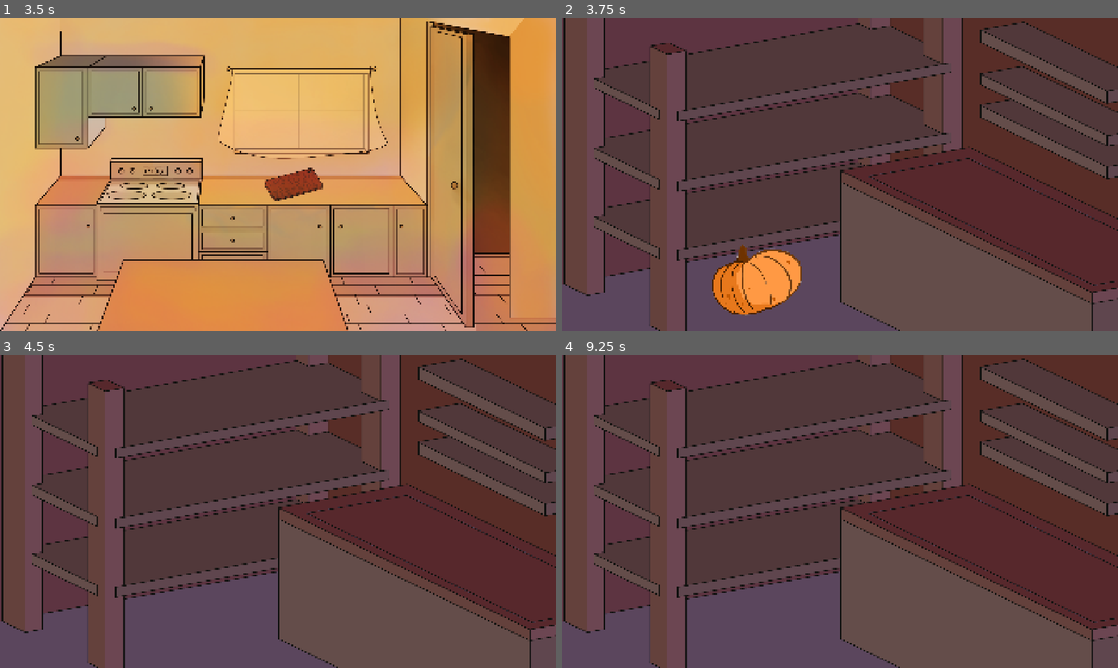
Above: before the commit, frames 1-4 (two rows, left to right).
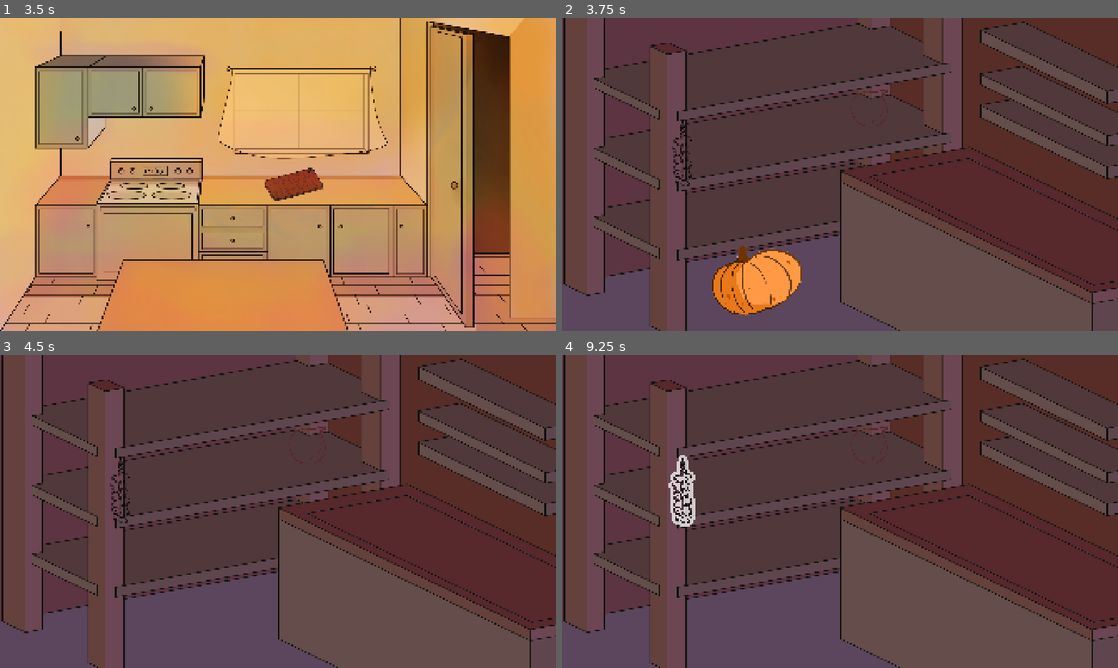
Above: after the commit, the same moments.

Repository: nstryder/Pumpkin-And-Mayhem
Game: Godot game, scene res://src/main.tscn
Two runs of this game, one before a commit and one after it. Both use one fixed random seed, a clock stepped at 60 frames per second and the inputs below. The engine's default icon, where the game draws it, is replaced by a stand-in: a white triangle on a blue panel in a dark square.
Inputs (mouse positions are in pixels of both pictures, inside the frame that each line leads up to):
- Up to frame 1 (3.5 s): tap Enter at 0.5 s; drag from (428, 21) to (289, 183) at 0.52 s; drag from (289, 183) to (428, 21) at 1.27 s; move the mouse to (333, 105) at 2.02 s; click (333, 105) at 2.17 s; drag from (250, 237) to (111, 127) at 2.77 s
- Up to frame 2 (3.75 s): move the mouse to (1006, 221) at 3.52 s; click (1006, 221) at 3.67 s
- Up to frame 3 (4.5 s): tap Space at 4.25 s; drag from (194, 617) to (194, 433) at 4.27 s
- Up to frame 4 (9.25 s): tap Enter at 5, 6.5 s; move the mouse to (867, 511) at 5.02 s; click (867, 511) at 5.17 s; tap Space at 5.75, 7.25 s; drag from (756, 433) to (728, 527) at 5.77 s; move the mouse to (962, 495) at 6.52 s; click (962, 495) at 6.67 s; drag from (728, 527) to (812, 574) at 7.27 s; move the mouse to (895, 442) at 8.02 s; click (895, 442) at 8.17 s; drag from (812, 574) to (673, 464) at 8.77 s

Frame 1 is identical in both runs. In frame 2, 0.2% of the frame differs, in the area x 19-59%, y 22-54%; in frame 3, 0.2%; in frame 4, 0.8%, in the area x 19-59%, y 22-55%.

Commit message:
Polish onion game + Refine pantry and kitchen

Diff:
--- a/src/game_components/clickable_outline_area.tscn
+++ b/src/game_components/clickable_outline_area.tscn
@@ -5,6 +5,7 @@
 [ext_resource type="Shader" uid="uid://dwq3k20ebxsvn" path="res://src/shaders/stroke.gdshader" id="2_xexu6"]
 
 [sub_resource type="ShaderMaterial" id="ShaderMaterial_lwrwe"]
+resource_local_to_scene = true
 shader = ExtResource("2_xexu6")
 shader_parameter/color = Color(1, 1, 1, 0.7411765)
 shader_parameter/width = 0.0
--- a/src/game_screens/kitchen_scene.gd
+++ b/src/game_screens/kitchen_scene.gd
@@ -5,14 +5,28 @@
 const ONION_GAME = "uid://cb14c03d2i0xu"
 const PUMPKIN_GAME = "uid://dhb4bcr73gne5"
 
-# Called when the node enters the scene tree for the first time.
+
+@onready var pumpkin: Sprite2D = $Pumpkin
+@onready var onion: Sprite2D = $Onion
+@onready var garlic: Sprite2D = $Garlic
+
+
 func _ready() -> void:
-	pass # Replace with function body.
+	if not GlobalState.is_pumpkin_done:
+		pumpkin.hide()
+	if not GlobalState.is_onion_done:
+		onion.hide()
+	if not GlobalState.is_garlic_done:
+		garlic.hide()
 
 
 func _on_cutting_board_clicked() -> void:
 	match GlobalState.current_item:
 		GlobalState.Items.PUMPKIN:
 			EventBus.scene_change_requested.emit(PUMPKIN_GAME)
+		GlobalState.Items.GARLIC:
+			EventBus.scene_change_requested.emit(GARLIC_GAME)
+		GlobalState.Items.ONION:
+			EventBus.scene_change_requested.emit(ONION_GAME)
 		_:
 			EventBus.prompt_requested.emit("Don't have anything to chop...")
--- a/src/game_screens/kitchen_scene.tscn
+++ b/src/game_screens/kitchen_scene.tscn
@@ -5,7 +5,11 @@
 [ext_resource type="PackedScene" uid="uid://cun40reuoy7oc" path="res://src/game_components/clickable_polygon.tscn" id="2_mt43b"]
 [ext_resource type="PackedScene" uid="uid://c4o3ecrj177ac" path="res://src/game_components/scene_changer.tscn" id="4_bpg2w"]
 [ext_resource type="PackedScene" uid="uid://b870gceb77832" path="res://src/game_components/clickable_outline_area.tscn" id="4_qeuev"]
+[ext_resource type="Shader" uid="uid://dwq3k20ebxsvn" path="res://src/shaders/stroke.gdshader" id="6_kjwha"]
 [ext_resource type="Texture2D" uid="uid://dm4i4i2s6bc32" path="res://assets/gfx/sprites/tools/cuttingBoardSmall.png" id="6_pd7gb"]
+[ext_resource type="Texture2D" uid="uid://bxia6ay2lv24e" path="res://assets/gfx/sprites/ingredients/pumpkinWhole.png" id="8_3vn67"]
+[ext_resource type="Texture2D" uid="uid://c43figngusf10" path="res://assets/gfx/sprites/ingredients/onionFull.png" id="9_3vn67"]
+[ext_resource type="Texture2D" uid="uid://bb67nd3dqxmru" path="res://assets/gfx/sprites/ingredients/garlicBraid.png" id="10_kpcsg"]
 
 [sub_resource type="CanvasItemMaterial" id="CanvasItemMaterial_mt43b"]
 blend_mode = 1
@@ -19,6 +23,15 @@
 width = 360
 fill_from = Vector2(1, 0)
 fill_to = Vector2(0.19455253, 0)
+
+[sub_resource type="ShaderMaterial" id="ShaderMaterial_kpcsg"]
+resource_local_to_scene = true
+shader = ExtResource("6_kjwha")
+shader_parameter/color = Color(1, 1, 1, 0.7411765)
+shader_parameter/width = 0.0
+shader_parameter/pattern = 1
+shader_parameter/inside = false
+shader_parameter/add_margins = true
 
 [sub_resource type="RectangleShape2D" id="RectangleShape2D_lwrwe"]
 size = Vector2(206, 114)
@@ -40,6 +53,7 @@
 new_scene_path = "res://src/game_screens/pantry_scene.tscn"
 
 [node name="CuttingBoard" parent="." unique_id=1746058275 instance=ExtResource("4_qeuev")]
+material = SubResource("ShaderMaterial_kpcsg")
 position = Vector2(1004, 574)
 
 [node name="CuttingBoard" type="Sprite2D" parent="CuttingBoard" unique_id=1900377512]
@@ -48,5 +62,19 @@
 [node name="CollisionShape2D" type="CollisionShape2D" parent="CuttingBoard" unique_id=1067404117]
 shape = SubResource("RectangleShape2D_lwrwe")
 
+[node name="Pumpkin" type="Sprite2D" parent="." unique_id=189815241]
+position = Vector2(545, 917.99994)
+scale = Vector2(0.24916758, 0.24916759)
+texture = ExtResource("8_3vn67")
+
+[node name="Onion" type="Sprite2D" parent="." unique_id=2024923378]
+position = Vector2(808, 941.99994)
+scale = Vector2(0.31379312, 0.31379315)
+texture = ExtResource("9_3vn67")
+
+[node name="Garlic" type="Sprite2D" parent="." unique_id=1537332064]
+position = Vector2(1024, 890)
+texture = ExtResource("10_kpcsg")
+
 [connection signal="clicked" from="ClickablePolygon" to="SceneChanger" method="request_new_scene"]
 [connection signal="clicked" from="CuttingBoard" to="." method="_on_cutting_board_clicked"]
--- a/src/game_screens/minigames/garlic_game.tscn
+++ b/src/game_screens/minigames/garlic_game.tscn
@@ -1,6 +1,6 @@
 [gd_scene format=3 uid="uid://bao7qolnlt5wi"]
 
-[ext_resource type="Script" uid="uid://in6af5bvey4q" path="res://src/game_screens/garlic_game.gd" id="1_lbxbg"]
+[ext_resource type="Script" uid="uid://in6af5bvey4q" path="res://src/game_screens/minigames/garlic_game.gd" id="1_lbxbg"]
 [ext_resource type="Texture2D" uid="uid://bodi0vfbpvm6r" path="res://icon.svg" id="2_inrj1"]
 
 [sub_resource type="LabelSettings" id="LabelSettings_cwxwh"]
--- a/src/game_screens/minigames/onion_game.gd
+++ b/src/game_screens/minigames/onion_game.gd
@@ -1,6 +1,4 @@
 extends Node2D
-
-signal won
 
 @export var cuts_quantity: int = 8
 
@@ -13,10 +11,14 @@
 		blur_mat.set_shader_parameter("lod", value)
 
 
-@onready var onion: TextureRect = %Onion
+var onion_slices: Array[Sprite2D] = []
+
+@onready var onion_holder: Node2D = $OnionHolder
+@onready var onion: Sprite2D = %Onion
 @onready var blur_texture: ColorRect = %BlurTexture
 @onready var wipe_prompt: CanvasLayer = %WipePrompt
 @onready var wipe_input: HSlider = %WipeInput
+@onready var background: Sprite2D = $Background
 
 # Blur screen every 3 slices
 # Disable slice input
@@ -24,15 +26,35 @@
 
 
 func _ready() -> void:
-	var rect: Rect2 = onion.get_global_rect()
-	var mid_height: float = rect.get_center().y
+	var rect: Rect2 = onion.get_rect()
+
+	# Calculate Slice locations
+	var mid_height: float = onion_holder.position.y
 	var segment_width: float = rect.size.x / (cuts_quantity + 1)
-
 	for i in cuts_quantity:
 		var slice_point := Vector2()
-		slice_point.x = (segment_width * (i + 1)) + rect.position.x
+		slice_point.x = (segment_width * (i + 1)) + onion_holder.global_position.x - (rect.size.x / 2)
 		slice_point.y = mid_height
 		slice_points.push_back(slice_point)
+
+	# Visually slice sprite by splitting it
+	# Divide rect into (slice_count + 1) fragments
+	for i in (cuts_quantity + 1):
+		var fragment: Sprite2D = onion.duplicate()
+		fragment.region_enabled = true
+		fragment.centered = false
+
+		var fragment_width: float = rect.size.x / (cuts_quantity + 1)
+		var fragment_height: float = rect.size.y
+		var fragment_size := Vector2(fragment_width, fragment_height)
+
+		fragment.region_rect.size = fragment_size
+		fragment.region_rect.position.x = fragment_width * i
+		fragment.position = Vector2(fragment_width * i, 0) - (rect.size / 2)
+		onion_slices.append(fragment)
+		onion_holder.add_child(fragment)
+	onion.hide()
+
 	pop_slice()
 
 
@@ -45,18 +67,46 @@
 	slice.global_position = slice_point
 
 
+func move_slice() -> void:
+	pass
+	# On the first slice, we need the last fragment
+	# safe to use slice points count?
+	var i: int = slice_points.size()
+	var fragment: Sprite2D = onion_slices[i]
+	var new_position := Vector2()
+	new_position.x = fragment.position.x + 64 + (i * 4)
+	var polarity: int = 1 if i % 2 == 0 else -1
+	new_position.y = fragment.position.y + (polarity * 64)
+
+	var tween := create_tween()
+
+	(tween
+		.tween_property(fragment, "position", new_position, 0.2)
+		.set_trans(Tween.TRANS_CUBIC)
+		.set_ease(Tween.EASE_OUT)
+	)
+
+
+func win() -> void:
+	blur_amount = 0
+	onion_holder.hide()
+	var tween := create_tween()
+	tween.tween_property(background, "modulate:a", 0.2, 0.2)
+	var showcase := ShowOffItem.construct(load("uid://c43figngusf10") as Texture2D)
+	add_child(showcase)
+	EventBus.prompt_requested.emit("Onions sliced!")
+	await showcase.finished
+	GlobalState.current_item = GlobalState.Items.NONE
+	GlobalState.is_onion_done = true
+	EventBus.scene_change_requested.emit("uid://cu0hrfgp6mbuy")
+
+
 func _on_slice_sliced() -> void:
 	current_slice.queue_free()
+	move_slice()
 	if slice_points.is_empty():
-		print("Win!")
-		won.emit()
-
-		blur_amount = 0
-		var win_label: Label = $DebugWin
-		Utils.fade_in_item(win_label, 1.0)
-
+		win()
 		return
-
 	pop_slice()
 	blur_amount += 1.0
 	if blur_amount >= 3:
--- a/src/game_screens/minigames/onion_game.tscn
+++ b/src/game_screens/minigames/onion_game.tscn
@@ -1,8 +1,10 @@
 [gd_scene format=3 uid="uid://cb14c03d2i0xu"]
 
-[ext_resource type="Script" uid="uid://chpuuwfoydv53" path="res://src/game_screens/onion_game.gd" id="1_dr4xq"]
-[ext_resource type="Texture2D" uid="uid://bodi0vfbpvm6r" path="res://icon.svg" id="2_nsoyf"]
+[ext_resource type="Script" uid="uid://chpuuwfoydv53" path="res://src/game_screens/minigames/onion_game.gd" id="1_dr4xq"]
+[ext_resource type="Texture2D" uid="uid://c43figngusf10" path="res://assets/gfx/sprites/ingredients/onionFull.png" id="2_6xnon"]
+[ext_resource type="Texture2D" uid="uid://d082tlyd4xugk" path="res://assets/gfx/sprites/backgrounds/cuttingBoard.png" id="2_evax5"]
 [ext_resource type="Shader" uid="uid://dabdarplu12kp" path="res://src/shaders/blur.gdshader" id="3_qwutk"]
+[ext_resource type="Texture2D" uid="uid://ctvk53ib6xrh2" path="res://assets/gfx/sprites/tools/arm.png" id="5_evax5"]
 
 [sub_resource type="LabelSettings" id="LabelSettings_lwrwe"]
 font_size = 192
@@ -27,24 +29,16 @@
 [node name="OnionGame" type="Node2D" unique_id=626989601]
 script = ExtResource("1_dr4xq")
 
+[node name="Background" type="Sprite2D" parent="." unique_id=1335019883]
+texture = ExtResource("2_evax5")
+centered = false
+
 [node name="OnionHolder" type="Node2D" parent="." unique_id=207740512]
 position = Vector2(947, 567)
 
-[node name="Onion" type="TextureRect" parent="OnionHolder" unique_id=1192675416]
+[node name="Onion" type="Sprite2D" parent="OnionHolder" unique_id=1898432142]
 unique_name_in_owner = true
-anchors_preset = 8
-anchor_left = 0.5
-anchor_top = 0.5
-anchor_right = 0.5
-anchor_bottom = 0.5
-offset_left = -278.0
-offset_top = -64.0
-offset_right = 278.0
-offset_bottom = 64.0
-grow_horizontal = 2
-grow_vertical = 2
-mouse_filter = 2
-texture = ExtResource("2_nsoyf")
+texture = ExtResource("2_6xnon")
 
 [node name="DebugWin" type="Label" parent="." unique_id=91636543]
 visible = false
@@ -80,22 +74,32 @@
 visible = false
 
 [node name="Label" type="Label" parent="WipePrompt" unique_id=585324274]
-offset_left = 214.0
-offset_top = 184.0
-offset_right = 1726.0
-offset_bottom = 447.0
+anchors_preset = 5
+anchor_left = 0.5
+anchor_right = 0.5
+offset_left = -764.0
+offset_right = 764.0
+offset_bottom = 263.0
+grow_horizontal = 2
 text = "WIPE YOUR EYES"
 label_settings = SubResource("LabelSettings_ktohr")
 
 [node name="WipeInput" type="HSlider" parent="WipePrompt" unique_id=1454828052]
 unique_name_in_owner = true
-offset_left = 518.0
-offset_top = 718.0
-offset_right = 1413.0
-offset_bottom = 782.0
-theme_override_icons/grabber = ExtResource("2_nsoyf")
-theme_override_icons/grabber_highlight = ExtResource("2_nsoyf")
-theme_override_icons/grabber_disabled = ExtResource("2_nsoyf")
+anchors_preset = 7
+anchor_left = 0.5
+anchor_top = 1.0
+anchor_right = 0.5
+anchor_bottom = 1.0
+offset_left = -777.0
+offset_top = -913.0
+offset_right = 777.0
+offset_bottom = 583.0
+grow_horizontal = 2
+grow_vertical = 0
+theme_override_icons/grabber = ExtResource("5_evax5")
+theme_override_icons/grabber_highlight = ExtResource("5_evax5")
+theme_override_icons/grabber_disabled = ExtResource("5_evax5")
 theme_override_styles/slider = SubResource("StyleBoxFlat_ktohr")
 theme_override_styles/grabber_area = SubResource("StyleBoxFlat_t87rt")
 
--- a/src/game_screens/pantry_scene.gd
+++ b/src/game_screens/pantry_scene.gd
@@ -1,13 +1,44 @@
 extends Node2D
 
 @onready var pumpkin: ClickableArea = %Pumpkin
+@onready var garlic: ClickableArea = %Garlic
+@onready var onion: ClickableArea = $Onion
 
-# Called when the node enters the scene tree for the first time.
+
 func _ready() -> void:
 	if GlobalState.current_item == GlobalState.Items.PUMPKIN or GlobalState.is_pumpkin_done:
 		pumpkin.queue_free()
 
+	if GlobalState.current_item == GlobalState.Items.GARLIC or GlobalState.is_garlic_done:
+		garlic.queue_free()
+
+	if GlobalState.current_item == GlobalState.Items.ONION or GlobalState.is_onion_done:
+		onion.queue_free()
+
+
+func is_holding_item() -> bool:
+	if GlobalState.is_holding_item():
+		EventBus.prompt_requested.emit("I'm already holding something...")
+		return true
+	return false
+
 
 func _on_pumpkin_clicked() -> void:
+	if is_holding_item():
+		return
 	GlobalState.current_item = GlobalState.Items.PUMPKIN
 	pumpkin.queue_free()
+
+
+func _on_garlic_clicked() -> void:
+	if is_holding_item():
+		return
+	GlobalState.current_item = GlobalState.Items.GARLIC
+	garlic.queue_free()
+
+
+func _on_onion_clicked() -> void:
+	if is_holding_item():
+		return
+	GlobalState.current_item = GlobalState.Items.ONION
+	onion.queue_free()
--- a/src/game_screens/pantry_scene.tscn
+++ b/src/game_screens/pantry_scene.tscn
@@ -6,6 +6,9 @@
 [ext_resource type="PackedScene" uid="uid://cun40reuoy7oc" path="res://src/game_components/clickable_polygon.tscn" id="3_qofop"]
 [ext_resource type="PackedScene" uid="uid://b870gceb77832" path="res://src/game_components/clickable_outline_area.tscn" id="5_qofop"]
 [ext_resource type="Texture2D" uid="uid://bxia6ay2lv24e" path="res://assets/gfx/sprites/ingredients/pumpkinWhole.png" id="6_fmqa0"]
+[ext_resource type="Shader" uid="uid://dwq3k20ebxsvn" path="res://src/shaders/stroke.gdshader" id="6_j8816"]
+[ext_resource type="Texture2D" uid="uid://bb67nd3dqxmru" path="res://assets/gfx/sprites/ingredients/garlicBraid.png" id="6_wccmg"]
+[ext_resource type="Texture2D" uid="uid://c43figngusf10" path="res://assets/gfx/sprites/ingredients/onionFull.png" id="9_j8816"]
 
 [sub_resource type="CanvasItemMaterial" id="CanvasItemMaterial_fmqa0"]
 blend_mode = 1
@@ -19,8 +22,41 @@
 width = 360
 fill_from = Vector2(0.19455253, 0)
 
+[sub_resource type="ShaderMaterial" id="ShaderMaterial_bxv01"]
+resource_local_to_scene = true
+shader = ExtResource("6_j8816")
+shader_parameter/color = Color(1, 1, 1, 0.7411765)
+shader_parameter/width = 0.0
+shader_parameter/pattern = 1
+shader_parameter/inside = false
+shader_parameter/add_margins = true
+
+[sub_resource type="RectangleShape2D" id="RectangleShape2D_wccmg"]
+size = Vector2(72, 234)
+
+[sub_resource type="ShaderMaterial" id="ShaderMaterial_4ux8o"]
+resource_local_to_scene = true
+shader = ExtResource("6_j8816")
+shader_parameter/color = Color(1, 1, 1, 0.7411765)
+shader_parameter/width = 0.0
+shader_parameter/pattern = 1
+shader_parameter/inside = false
+shader_parameter/add_margins = true
+
 [sub_resource type="RectangleShape2D" id="RectangleShape2D_lwrwe"]
 size = Vector2(316, 244)
+
+[sub_resource type="ShaderMaterial" id="ShaderMaterial_eujn2"]
+resource_local_to_scene = true
+shader = ExtResource("6_j8816")
+shader_parameter/color = Color(1, 1, 1, 0.7411765)
+shader_parameter/width = 0.0
+shader_parameter/pattern = 1
+shader_parameter/inside = false
+shader_parameter/add_margins = true
+
+[sub_resource type="RectangleShape2D" id="RectangleShape2D_ktohr"]
+size = Vector2(140, 134)
 
 [node name="PantryScene" type="Node2D" unique_id=224631499]
 script = ExtResource("1_pamml")
@@ -37,8 +73,21 @@
 [node name="SceneChanger" parent="." unique_id=431471297 instance=ExtResource("3_pamml")]
 new_scene_path = "res://src/game_screens/kitchen_scene.tscn"
 
+[node name="Garlic" parent="." unique_id=1973749770 instance=ExtResource("5_qofop")]
+unique_name_in_owner = true
+material = SubResource("ShaderMaterial_bxv01")
+position = Vector2(424, 447)
+
+[node name="GarlicBraid" type="Sprite2D" parent="Garlic" unique_id=1108196081]
+texture = ExtResource("6_wccmg")
+
+[node name="CollisionShape2D" type="CollisionShape2D" parent="Garlic" unique_id=66253435]
+position = Vector2(-8, 23)
+shape = SubResource("RectangleShape2D_wccmg")
+
 [node name="Pumpkin" parent="." unique_id=1112811118 instance=ExtResource("5_qofop")]
 unique_name_in_owner = true
+material = SubResource("ShaderMaterial_4ux8o")
 position = Vector2(675, 905)
 
 [node name="PumpkinWhole" type="Sprite2D" parent="Pumpkin" unique_id=1963594244]
@@ -48,5 +97,19 @@
 [node name="CollisionShape2D" type="CollisionShape2D" parent="Pumpkin" unique_id=1110431332]
 shape = SubResource("RectangleShape2D_lwrwe")
 
+[node name="Onion" parent="." unique_id=1746058275 instance=ExtResource("5_qofop")]
+material = SubResource("ShaderMaterial_eujn2")
+position = Vector2(1067, 309)
+
+[node name="OnionFull" type="Sprite2D" parent="Onion" unique_id=1642059955]
+scale = Vector2(0.3, 0.3)
+texture = ExtResource("9_j8816")
+
+[node name="CollisionShape2D" type="CollisionShape2D" parent="Onion" unique_id=966234932]
+position = Vector2(-4, 3)
+shape = SubResource("RectangleShape2D_ktohr")
+
 [connection signal="clicked" from="BackToPantry" to="SceneChanger" method="request_new_scene"]
+[connection signal="clicked" from="Garlic" to="." method="_on_garlic_clicked"]
 [connection signal="clicked" from="Pumpkin" to="." method="_on_pumpkin_clicked"]
+[connection signal="clicked" from="Onion" to="." method="_on_onion_clicked"]
--- a/src/globals/global_state.gd
+++ b/src/globals/global_state.gd
@@ -17,3 +17,7 @@
 
 func _ready() -> void:
 	RenderingServer.set_default_clear_color(Color.BLACK)
+
+
+func is_holding_item() -> bool:
+	return current_item != Items.NONE
